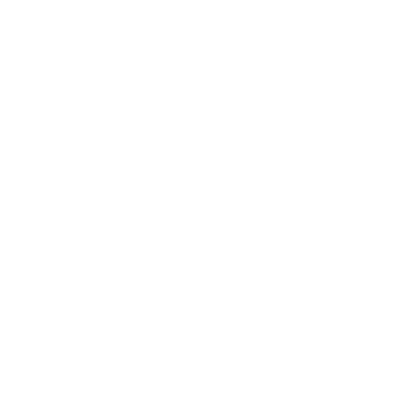
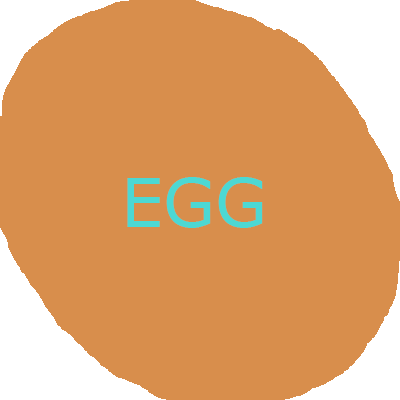
Layered file, before and after one edit (400 × 400). Changes by layer:
added layer "EGG" above "Layer 2" over [left=127, top=177, right=263, bottom=228]
renamed "Layer 0" to "Layer 2", painted on it over [left=0, top=0, right=400, bottom=400]
